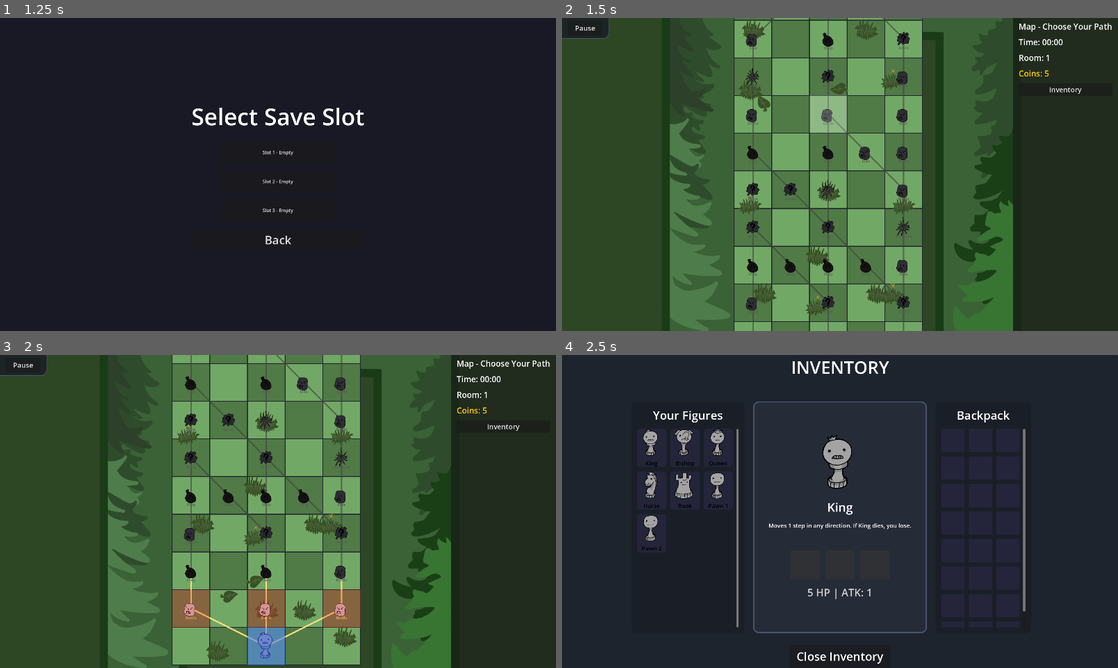
Above: before the commit, frames 1-4 (two rows, left to right).
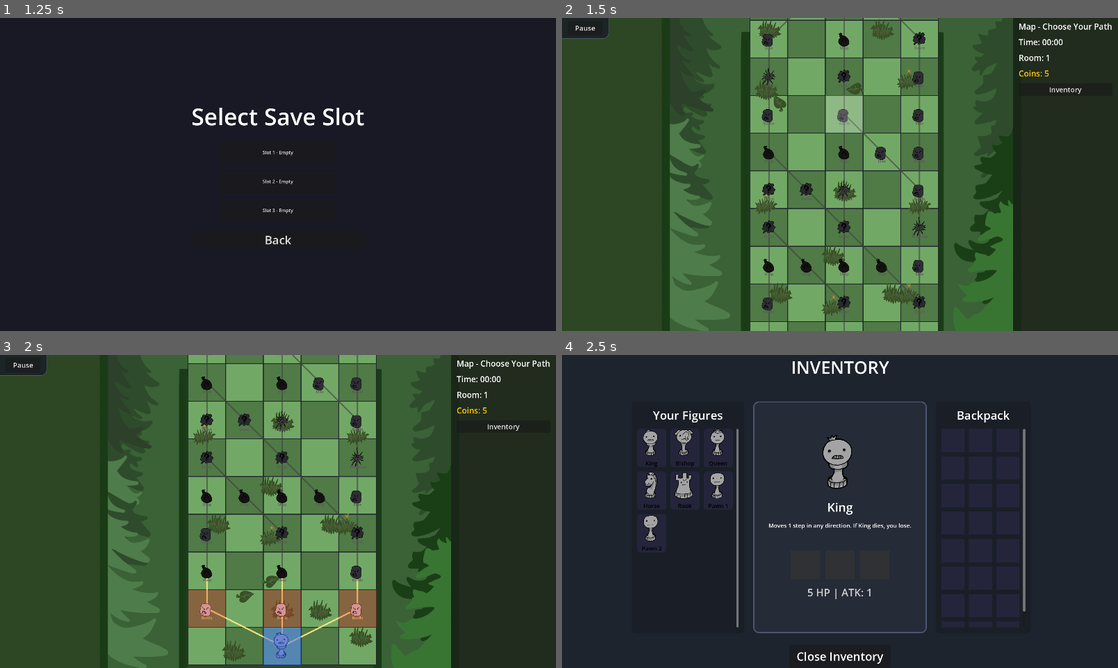
Above: after the commit, the same moments.

Repository: VAXVORTEX/Chessodd
Game: Godot game, scene res://Main.tscn
Two runs of this game, one before a commit and one after it. Both use one fixed random seed, a clock stepped at 60 frames per second and the inputs below.
Inputs:
- Up to frame 1 (1.25 s): click "Play" at 0.5 s
- Up to frame 2 (1.5 s): click "Slot 1 - Empty" at 1.25 s
- Up to frame 3 (2 s): no input
- Up to frame 4 (2.5 s): click "Inventory" at 2 s

Frame 1 is identical in both runs. In frame 2, 22% of the frame differs, in the area x 30-68%, y 0-100%; in frame 3, 22%; in frame 4, nothing differs.

Commit message:
fix: fine tune levelup layout and board offset

Diff:
--- a/Main.gd
+++ b/Main.gd
@@ -5,7 +5,7 @@
 @export var CELL_SPACING: Vector2 = Vector2(4, 4)
 const COLS = 5
 const ROWS = 8
-var BOARD_OFFSET: Vector2 = Vector2(595, 60)
+var BOARD_OFFSET: Vector2 = Vector2(650, 60)
 
 enum PieceType { PAWN, KNIGHT, BISHOP, KING, ROCK, POOP, ROOK, QUEEN, SPIKED_PAWN, EVIL_EYE, BOSS_DEADKING, BOSS_HEAD, BOSS_BODY, BOMB_BARREL, TELEPAWN, NIGHTMARE_PAWN, CHECKER, BLOOD_QUEEN, TICK, FIGURECATCHER, BEAR, FUNGUS, SPORE, WOLF }
 enum GameState { PLAYING, SHOP, TARGETING_SACRIFICE, TARGETING_DARK_MIRROR, TARGETING_HAND, MAP, TARGETING_BLOOD_KNIFE, TARGETING_TORCH, TARGETING_FINGER, MAIN_MENU, SAVE_SELECTION }
--- a/scripts/LevelUpScreen.gd
+++ b/scripts/LevelUpScreen.gd
@@ -83,13 +83,13 @@
 	btn_right.position = center + Vector2(20, 150)
 
 	# --- Labels for Level Up UI ---
-	var lbl_title = Label.new()
+		var lbl_title = Label.new()
 	lbl_title.text = "NEW LEVEL"
 	lbl_title.set("theme_override_font_sizes/font_size", 48)
 	lbl_title.set("theme_override_colors/font_color", Color.BLACK)
 	lbl_title.horizontal_alignment = HORIZONTAL_ALIGNMENT_CENTER
 	lbl_title.size = Vector2(400, 60)
-	lbl_title.position = center + Vector2(-300, -200)
+	lbl_title.position = center + Vector2(-150, -250)
 	lbl_title.rotation_degrees = -20
 	add_child(lbl_title)
 
@@ -99,7 +99,7 @@
 	lbl_lvl.set("theme_override_colors/font_color", Color.BLACK)
 	lbl_lvl.horizontal_alignment = HORIZONTAL_ALIGNMENT_CENTER
 	lbl_lvl.size = Vector2(80, 80)
-	lbl_lvl.position = center + Vector2(170, -230)
+	lbl_lvl.position = center + Vector2(240, -160)
 	lbl_lvl.rotation_degrees = 15
 	add_child(lbl_lvl)
 
@@ -109,50 +109,68 @@
 	lbl_or.set("theme_override_colors/font_color", Color.BLACK)
 	lbl_or.horizontal_alignment = HORIZONTAL_ALIGNMENT_CENTER
 	lbl_or.size = Vector2(100, 60)
-	lbl_or.position = center + Vector2(-50, 180)
+	lbl_or.position = center + Vector2(-50, 230)
 	add_child(lbl_or)
 
-	var lbl_desc = Label.new()
 	var data = PieceData.registry.get(_piece_type, {})
 	var p_name = data.get("title", "")
 	var p_desc = data.get("desc", "")
 
-
-
-	lbl_desc.text = p_name + "\n" + p_desc
-	lbl_desc.set("theme_override_font_sizes/font_size", 24)
+	var lbl_desc = Label.new()
+	lbl_desc.text = p_name
+	lbl_desc.set("theme_override_font_sizes/font_size", 28)
 	lbl_desc.set("theme_override_colors/font_color", Color.WHITE)
 	lbl_desc.set("theme_override_colors/font_outline_color", Color.BLACK)
 	lbl_desc.set("theme_override_constants/outline_size", 3)
 	lbl_desc.horizontal_alignment = HORIZONTAL_ALIGNMENT_CENTER
-	lbl_desc.autowrap_mode = TextServer.AUTOWRAP_WORD_SMART
-	lbl_desc.size = Vector2(500, 100)
-	lbl_desc.position = center + Vector2(-250, -50)
+	lbl_desc.size = Vector2(300, 40)
+	lbl_desc.position = center + Vector2(-150, 10)
 	add_child(lbl_desc)
+
+	figure_icon.mouse_filter = Control.MOUSE_FILTER_PASS
+	figure_icon.tooltip_text = p_desc
+
+	# Left button (HP)
+	var hbox_hp = HBoxContainer.new()
+	hbox_hp.set_anchors_and_offsets_preset(Control.PRESET_FULL_RECT)
+	hbox_hp.alignment = BoxContainer.ALIGNMENT_CENTER
+	hbox_hp.mouse_filter = Control.MOUSE_FILTER_IGNORE
 
 	var lbl_hp = Label.new()
 	lbl_hp.text = "+1 HP"
-	lbl_hp.set("theme_override_font_sizes/font_size", 42)
+	lbl_hp.set("theme_override_font_sizes/font_size", 36)
 	lbl_hp.set("theme_override_colors/font_color", Color.BLACK)
 	lbl_hp.horizontal_alignment = HORIZONTAL_ALIGNMENT_CENTER
-	lbl_hp.size = Vector2(200, 60)
-	lbl_hp.position = center + Vector2(-220, 280)
-	add_child(lbl_hp)
+
+	var tex_hp = TextureRect.new()
+	tex_hp.texture = load("res://images/heart.svg")
+	tex_hp.custom_minimum_size = Vector2(36, 36)
+	tex_hp.stretch_mode = TextureRect.STRETCH_KEEP_ASPECT_CENTERED
+
+	hbox_hp.add_child(lbl_hp)
+	hbox_hp.add_child(tex_hp)
+	btn_left.add_child(hbox_hp)
+
+	# Right button (ATK)
+	var hbox_atk = HBoxContainer.new()
+	hbox_atk.set_anchors_and_offsets_preset(Control.PRESET_FULL_RECT)
+	hbox_atk.alignment = BoxContainer.ALIGNMENT_CENTER
+	hbox_atk.mouse_filter = Control.MOUSE_FILTER_IGNORE
 
 	var lbl_atk = Label.new()
 	lbl_atk.text = "+1 ATK"
-	lbl_atk.set("theme_override_font_sizes/font_size", 42)
+	lbl_atk.set("theme_override_font_sizes/font_size", 36)
 	lbl_atk.set("theme_override_colors/font_color", Color.BLACK)
 	lbl_atk.horizontal_alignment = HORIZONTAL_ALIGNMENT_CENTER
-	lbl_atk.size = Vector2(200, 60)
-	lbl_atk.position = center + Vector2(20, 280)
-	add_child(lbl_atk)
 
-	btn_left.pressed.connect(func(): hp_upgraded.emit())
-	btn_right.pressed.connect(func(): atk_upgraded.emit())
+	var tex_atk = TextureRect.new()
+	tex_atk.texture = load("res://images/sword.svg")
+	tex_atk.custom_minimum_size = Vector2(36, 36)
+	tex_atk.stretch_mode = TextureRect.STRETCH_KEEP_ASPECT_CENTERED
 
-	for n in get_tree().get_nodes_in_group("side_menu"):
-		n.hide()
+	hbox_atk.add_child(lbl_atk)
+	hbox_atk.add_child(tex_atk)
+	btn_right.add_child(hbox_atk)
 
 	var tween = create_tween()
 	tween.tween_property(self, "scale", Vector2.ONE, 0.4).set_trans(Tween.TRANS_BACK).set_ease(Tween.EASE_OUT)
